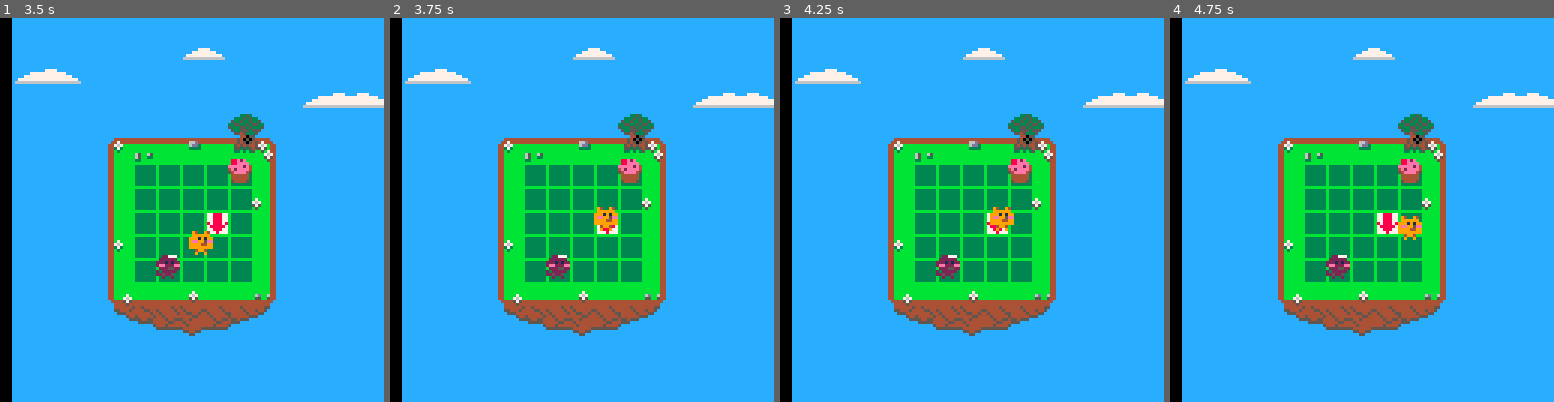
Above: before the commit, frames 1-4 (left to right).
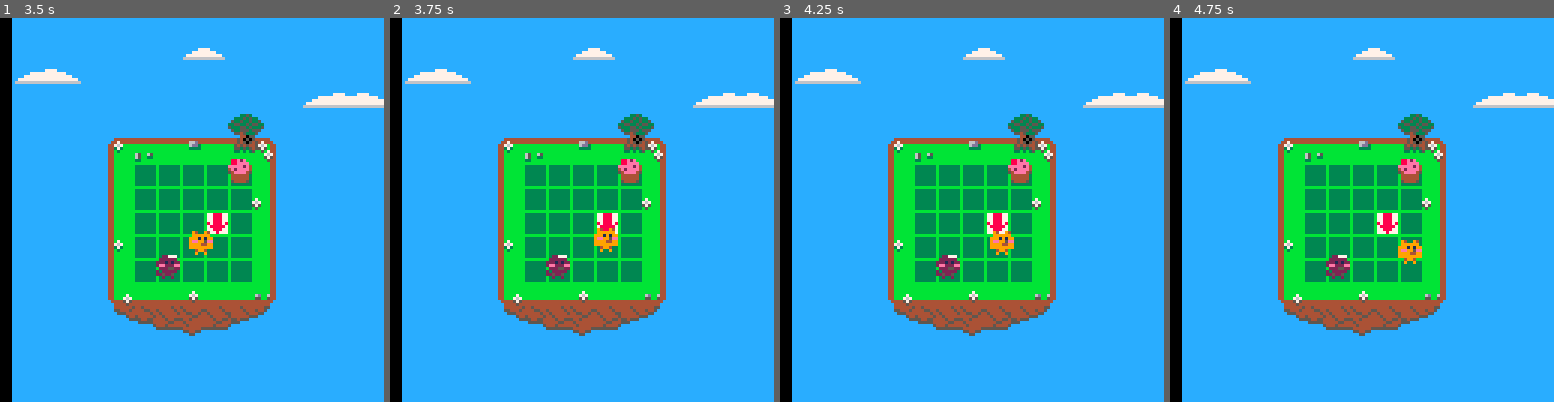
Above: after the commit, the same moments.

Repository: accidentalrebel/pico8-pop-puff
Game: PICO-8 cartridge pop-puff.p8
Same seed, same stepped clock (60 frames per second), same inputs: the game is played once before the commit and once after it.
Inputs:
- Up to frame 1 (3.5 s): hold Left 1.97-2.37 s; hold Down 2.42-2.82 s; hold Right from 2.87 s (still down)
- Up to frame 2 (3.75 s): release Right at 3.53 s; hold Up from 3.58 s (still down)
- Up to frame 3 (4.25 s): release Up at 4.08 s; hold Right from 4.13 s (still down)
- Up to frame 4 (4.75 s): release Right at 4.53 s; hold Down from 4.58 s (still down)

Frame 1 is identical in both runs. In frame 2, 0.6% of the frame differs, in the area x 53-60%, y 49-61%; in frame 3, 0.6%, in the area x 54-61%, y 49-62%; in frame 4, 0.6%.

Commit message:
Stepping on an arrows makes a tween.

Diff:
--- a/pop-puff.p8
+++ b/pop-puff.p8
@@ -87,12 +87,13 @@
 end
 
 function on_arrow_stepped(arrow,stepper)
-
-end
-
-function on_tween_reached()
+	printh("stepped on arrow")
+	make_tween(stepper,"y",arrow.y+8,0.1,on_tween_reached)
+end
+
+function on_tween_reached(tween)
 	printh("tween reached!")
-	local p=players[1]
+	local p=tween.obj
 	for i=1,#p.parent.children,1 do
 	 if p.parent.children[i].tag=="arrow" then
 	 	on_arrow_stepped(p.parent.children[i],p)
@@ -220,7 +221,7 @@
 		printh("tweendestroyed:"..#tweens)
 
 		if tween.on_reached != nil then
-			tween.on_reached()
+			tween.on_reached(tween)
 		end
 		return true
 	end
